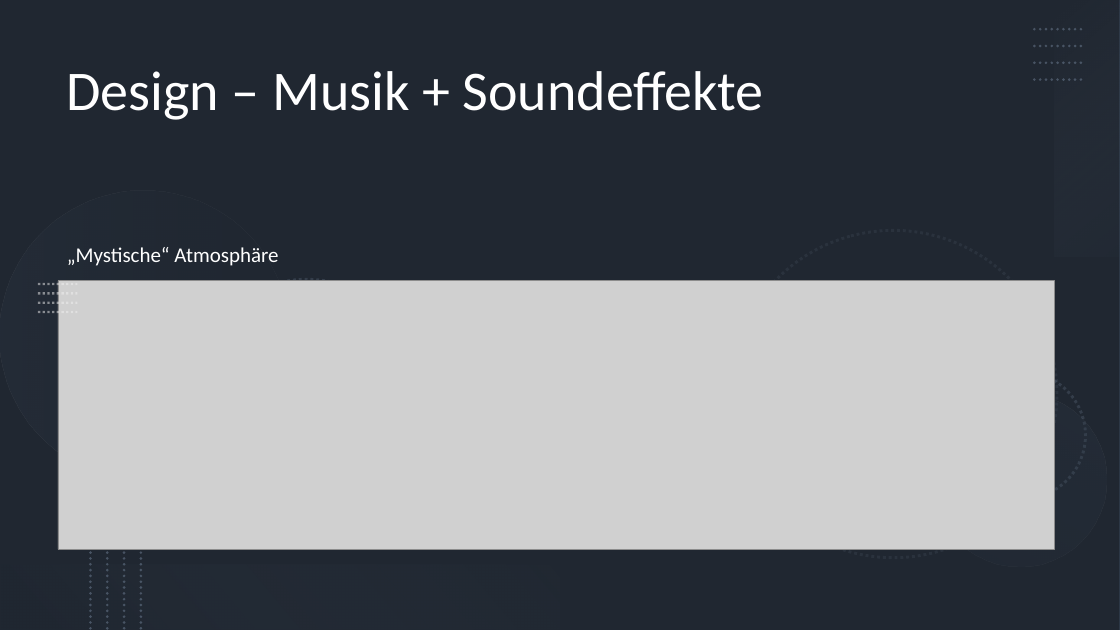
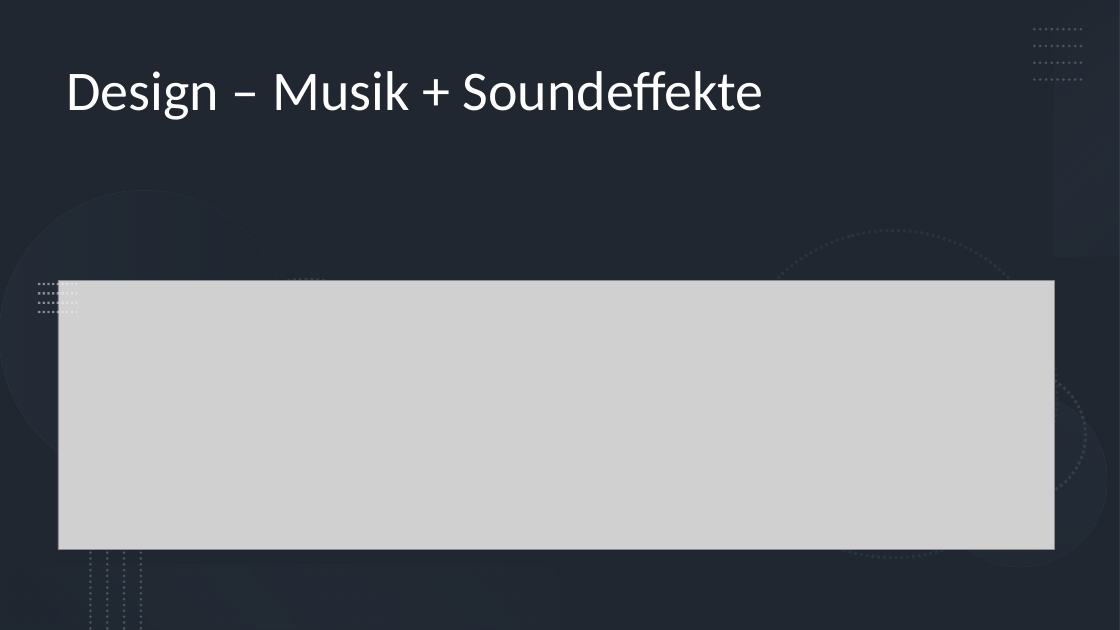
Before and after one commit to PK-Sterzing/bindingofnewton, a slide deck: slide 6 of docs/Final Binding of Newton.pptx. Drawn at 1120x630 pixels with LibreOffice and Linux fonts; fonts in the diff are those of the drawing; grey boxes stand for pictures. Boxes give left, top, right and bottom in pixels: in the first picture for what was removed or moved away, otherwise in the second. Text is boxed around its words. In the diff, an @@ line names an element or a change of style, - is before the commit and + after.

```diff
--- a/docs/Final Binding of Newton.pptx
+++ b/docs/Final Binding of Newton.pptx
@@ text removed at box(67, 247, 278, 266) @@
-„Mystische“ Atmosphäre
```
Also in this commit, not shown: 4 other slides changed, 3 other files.
